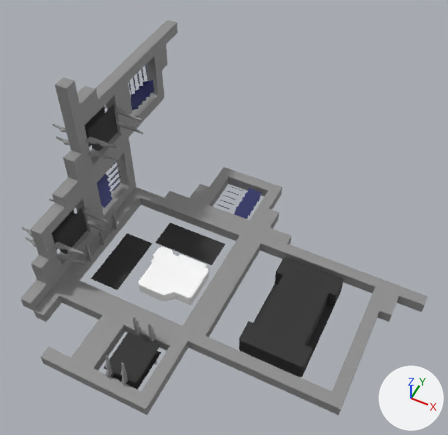
A saved change to the glTF model StarbaseAtlasProjectProvingGrounds.glb.
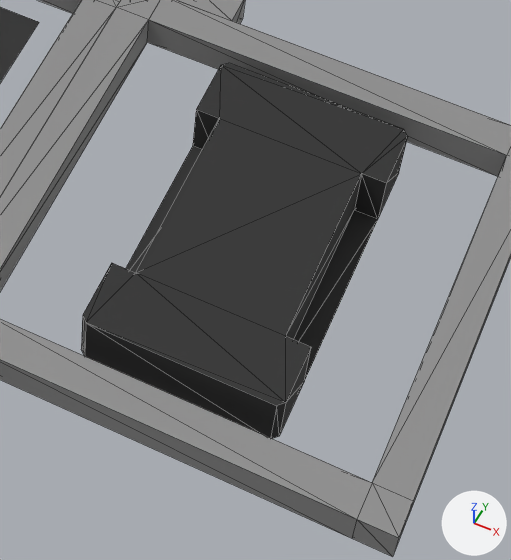
Each version appears first whole from a camera (50 mm lens) standing at (617.0, -893.0, 1158.0) and looking at (188.0, -36.0, 86.0), and next in a close-up on the part from 48% to 84% of the width and 54% to 96% of the height. Arrows for +X, +Y and +Z are at lower right; the lights stay in place. The close-ups show mesh edges as thin lines. Where no turn or scale is listed for an object, it has been applied to the vertices. Vertices at the same position are counted once.

The first close-up shows 'Block_Marketplace.002', 'Block_Ship_Hangars.002', 'Quarter_Block_Quarter.012'.
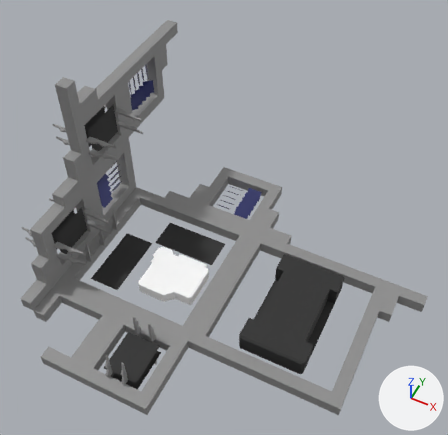
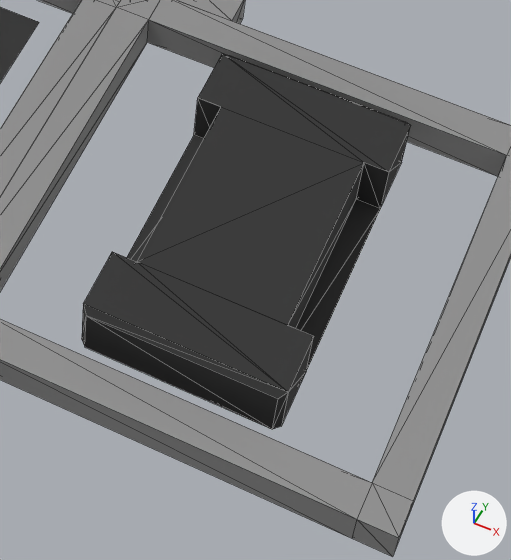
What differs and where, as boxes [x1, y1, x2, y2] in the close-ups (511 x 560 px; the box of a moved part takes in the faces that stretch with it):
part 1 of me_cube_006, moved or reshaped
    before: [81, 63, 408, 439]
    after: [82, 54, 410, 429]

The change, as a list of edits to the scene's bpy script:
```text
Change me_cube_006:
    used by ob_block_ship_hangars_002; location = (210.0, 104.1, -98.4)
    remove me_cube_006.from_pydata(...)  # 64 vertices, 128 faces; spans x 0.0..370.0, y -370.0..0.0, z -40.0..10.0
    add me_cube_006.from_pydata(...)  # 64 vertices, 128 faces; spans x 0.0..370.0, y -370.0..0.0, z -30.0..25.0
    me_cube_006 part 1
    20 vertices are removed from x 105.0..265.0, y -320.0..-50.0, z -40.0..10.0
    60 faces are deleted
    9 vertices in x 105.0..265.0, y -320.0..-105.0, z -40.0..10.0 move by (0.0, 0.0, 15.0)
    3 vertices move from x 110.0..265.0, y -105.0..-50.0, z -40.0..10.0 to x 105.0..265.0, y -105.0..-55.0, z -25.0..25.0
    14 vertices are added at x 105.0..260.0, y -320.0..-50.0, z -25.0..25.0
    6 new vertices lie (0.0, 0.0, 50.0) away from vertices in x 105.0..265.0, y -315.0..-105.0, z -40.0..10.0
    60 new faces join them, mat_black (black #2d2d2d)
```
